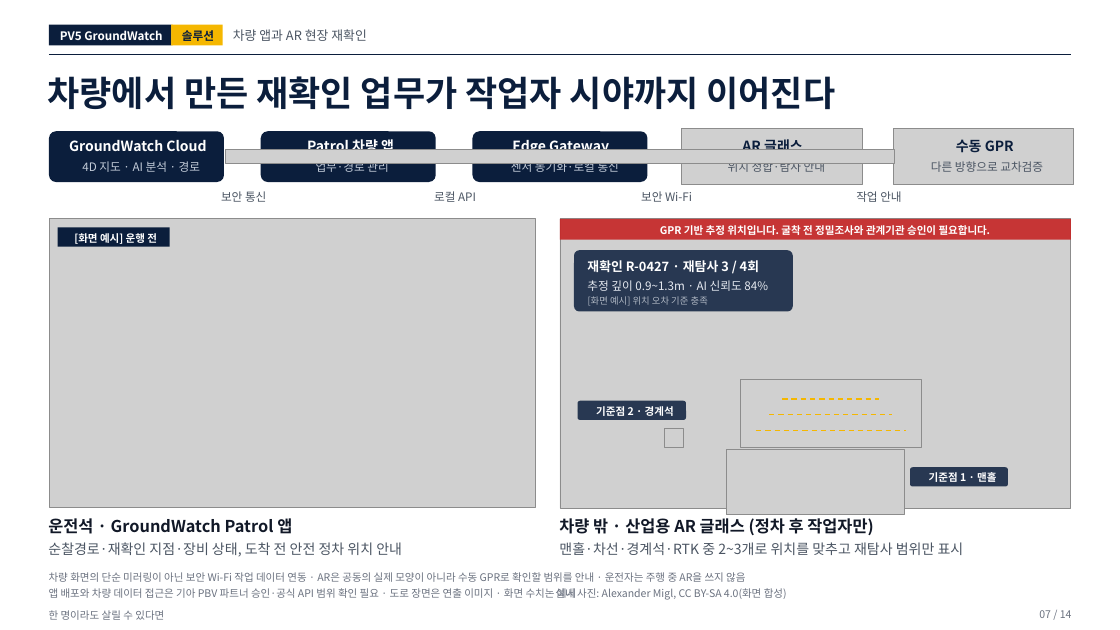
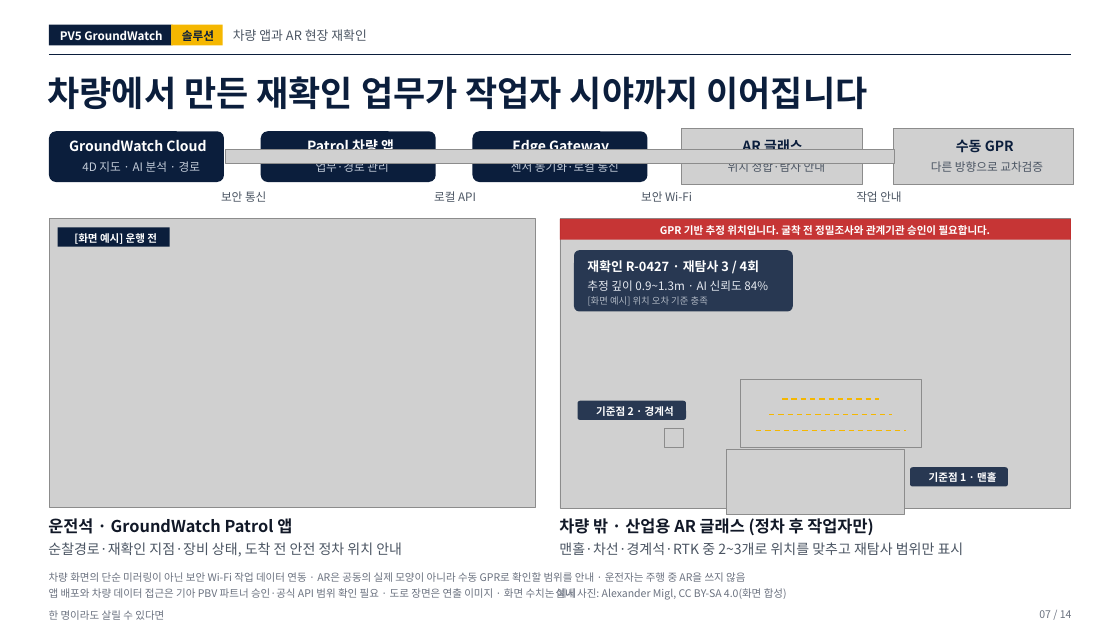
Before and after one commit to woojin-choe/pv5-hose-lab, a slide deck: slide 7 of ppt_all/PV5_GroundWatch_10_19.pptx. Drawn at 1120x630 pixels with LibreOffice and Linux fonts; fonts in the diff are those of the drawing; grey boxes stand for pictures. Boxes give left, top, right and bottom in pixels: in the first picture for what was removed or moved away, otherwise in the second. Text is boxed around its words. In the diff, an @@ line names an element or a change of style, - is before the commit and + after.

```diff
--- a/ppt_all/PV5_GroundWatch_10_19.pptx
+++ b/ppt_all/PV5_GroundWatch_10_19.pptx
@@ text at [48,76,868,109]: text changed @@
-차량에서 만든 재확인 업무가 작업자 시야까지 이어진다
+차량에서 만든 재확인 업무가 작업자 시야까지 이어집니다
```
Also in this commit, not shown: 11 other slides changed, 1 other file.
